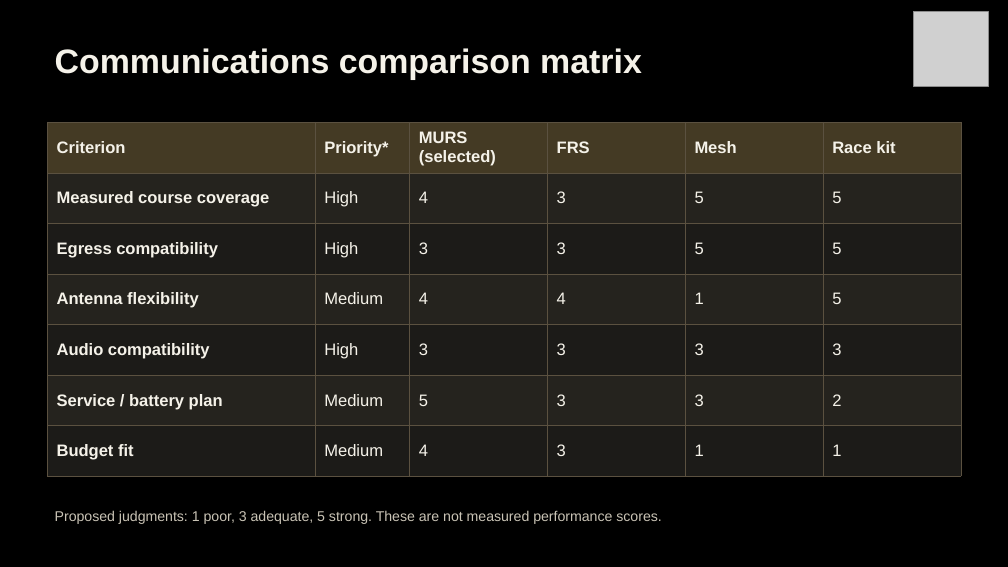
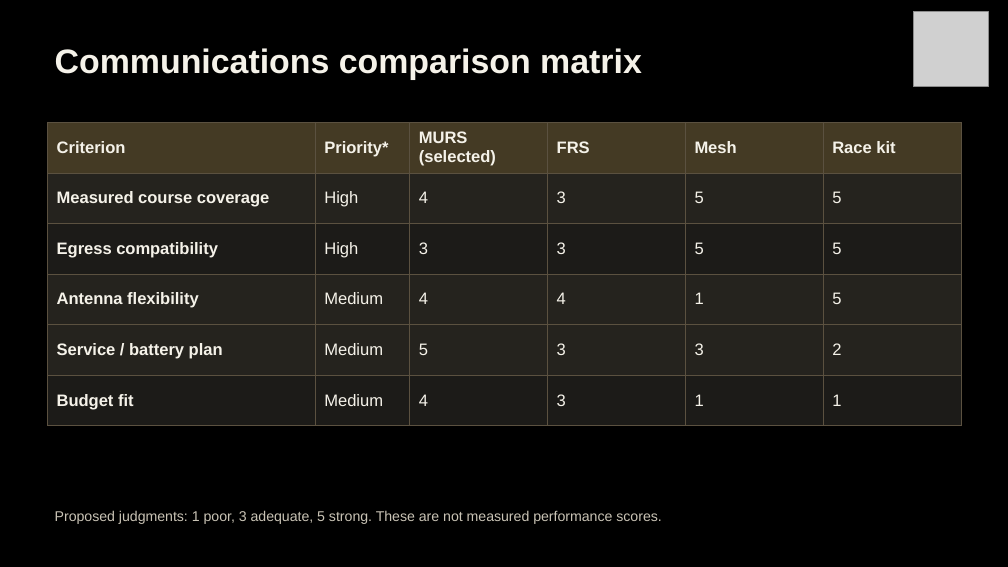
Before and after one commit to Polowater123/Aggie-Baja-Controls-The-A.B.C.-, a slide deck: slide 18 of PDR Draft.pptx (slide 19 before the commit). Drawn at 1008x567 pixels with LibreOffice and Linux fonts; fonts in the diff are those of the drawing; grey boxes stand for pictures. Boxes give left, top, right and bottom in pixels: in the first picture for what was removed or moved away, otherwise in the second. Text is boxed around its words. In the diff, an @@ line names an element or a change of style, - is before the commit and + after.

```diff
--- a/PDR Draft.pptx
+++ b/PDR Draft.pptx
@@ table at (47, 122, 960, 426) @@
-row 5: Audio compatibility | High | 3 | 3 | 3 | 3
```
Also in this commit, not shown: 4 other slides changed, 1 slide added, 2 slides removed.
